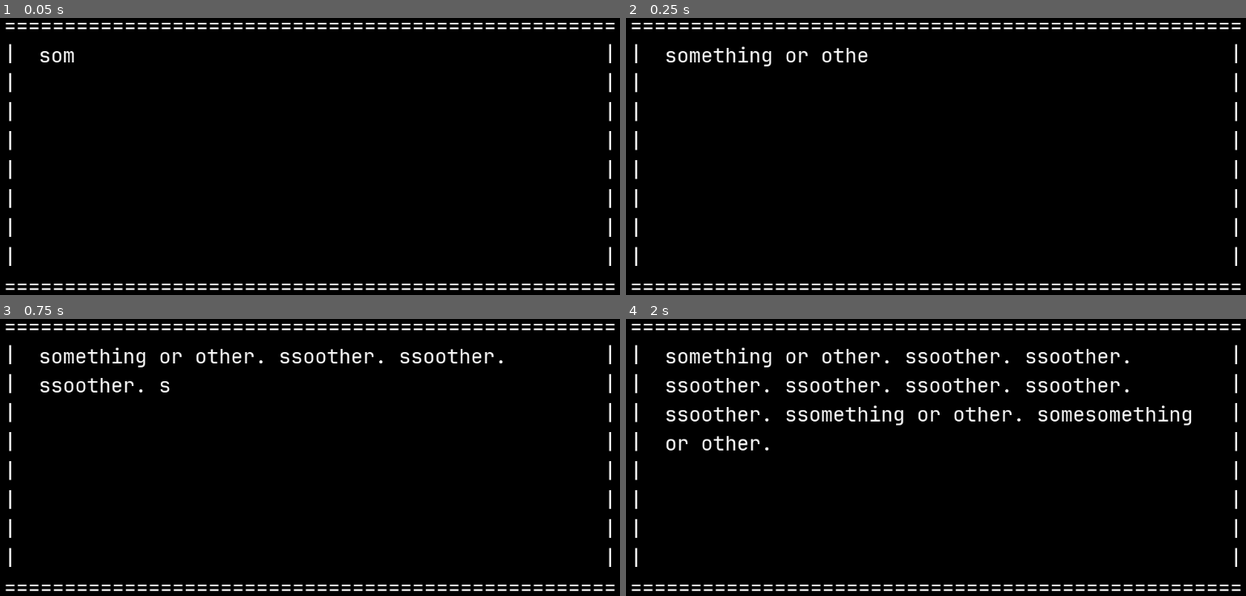
Above: before the commit, frames 1-4 (two rows, left to right).
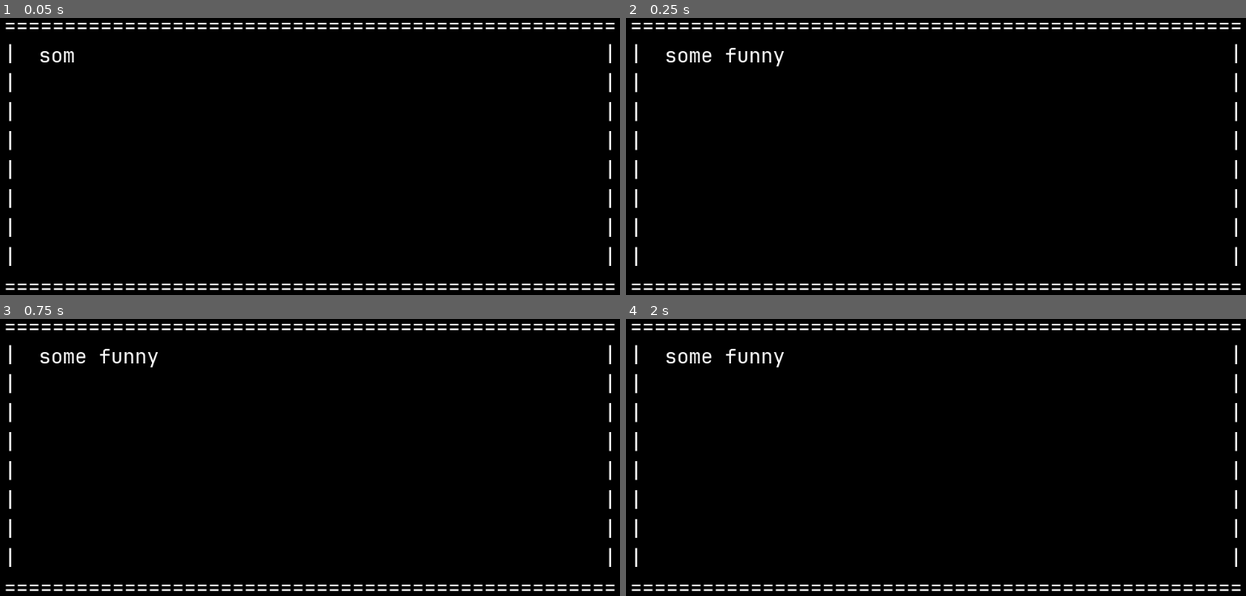
Above: after the commit, the same moments.

Repository: ailurada/project-seafarer
Game: Godot game, scene res://Control.tscn
Two runs of this game, one before a commit and one after it. Both use one fixed random seed, a clock stepped at 60 frames per second and the inputs below.
Inputs:
- Up to frame 1 (0.05 s): no input
- Up to frame 2 (0.25 s): no input
- Up to frame 3 (0.75 s): tap Enter (enter) at 0.5, 0.6 s
- Up to frame 4 (2 s): tap Enter (enter) at 1.35 s

Frame 1 is identical in both runs. In frame 2, 0.5% of the frame differs, in the area x 14-39%, y 10-18%; in frame 3, 1.6%; in frame 4, 4.4%, in the area x 6-92%, y 10-48%.

Commit message:
added start and hide dialogue box, added comments

Diff:
--- a/app/Scripts/DialogueBox.gd
+++ b/app/Scripts/DialogueBox.gd
@@ -1,16 +1,18 @@
 extends Label
 
 enum {BOTTOM, RIGHT}
+var location = BOTTOM
 
 var char_width_px = 20
 var num_rows = 8
 var pt_size = 32
 
-var location = BOTTOM
-
 var top_border = "=="
 var space = ""
 
+onready var dialogue_box_text = $DialogueBoxText
+
+# helper func to calculate width of dialogue box in units of char-widths
 func get_desired_width():
 	if self.location == BOTTOM:
 		return get_viewport().size.x/char_width_px
@@ -19,6 +21,7 @@
 		return box_width_px/char_width_px
 
 
+# generate string for dialogue box
 func generate_border():
 
 	top_border = "=="
@@ -41,6 +44,7 @@
 
 	self.text = new_border
 
+# update hitbox
 func update_size():
 	self.rect_size.x = len(top_border)*char_width_px
 	self.rect_size.y = len(self.text)/len(top_border)*pt_size + 80
@@ -55,13 +59,26 @@
 		self.rect_position.x = win_width - self.rect_size.x - char_width_px*2
 		self.rect_position.y = 0 + pt_size
 
+# set box to be on bottom (event) or right (map)
+# location should be DialogueBox.BOTTOM or DialogueBox.RIGHT
 func set_box_location(location):
 	self.location = location
+
+# call to show dialogue box with given description and options
+func show_dialogue(description, options):
+	self.dialogue_box_text.set_text(description)
+
+	self.show()
+
+# call to hide dialogue when no longer needed (cleanup)
+func hide_dialogue():
+	self.text = ""
+	self.hide()
 
 # Called when the node enters the scene tree for the first time.
 func _ready():
 	self.align = Label.ALIGN_CENTER
-
+	self.show_dialogue("some funny", [])
 
 # Called every frame. 'delta' is the elapsed time since the previous frame.
 func _process(delta):
